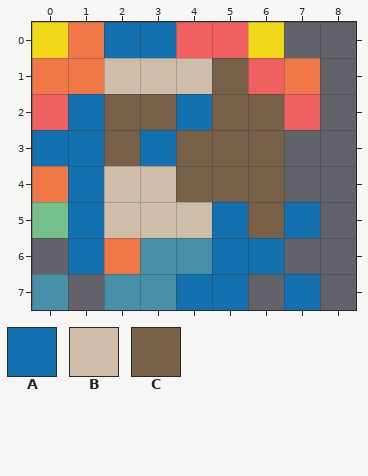
Tiled map, stored at spaders/src/map/how-to-play/pokemon2.tmx. That is the earlier state.
Cells are 64x64 px. Shown: x 0..8, y 0..7.
Key: from "poke": A 4, B 11, C 12.
_ is an empty cell, # one hidden under a higher layer.
Layers that did not change in this view are not listed.
Layer "Blastoise" before, first column x 0:
0 __AA_____
1 __BBBC___
2 _ACCACC__
3 A_CACCC__
4 __BBCCC__
5 _ABBBACA_
6 _A___A___
7 _________
After:
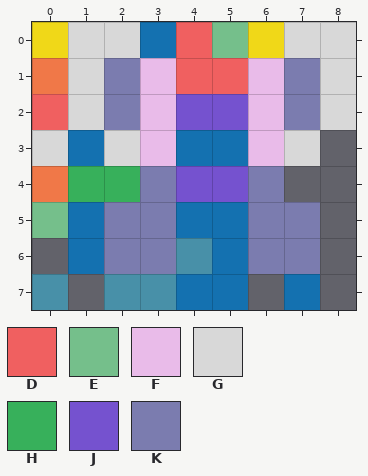
Further tiles: from "poke": D 1, E 3, F 5, G 8, H 13, J 14, K 15.
Tiles of an added or newly shown layer are drawn over the layers below it.
The edit:
Layer "Wartortle":
y 4: x 1 A -> #
Layer "Blastoise":
y 2: x 4 A -> #
y 3: x 3 A -> #
Layer "Caterpie" (added):
y 3: x 0 _ -> G
Layer "Metapod" (added):
y 0: x 5 _ -> E
y 4: x 1..2 __ -> HH
Layer "Buterfree" (added):
y 0: x 1..2 __ -> GG; x 7..8 __ -> GG
y 1: x 1..8 ________ -> GKFDDFKG
y 2: x 1..8 ________ -> GKFJJFKG
y 3: x 2..7 ______ -> GFAAFG
y 4: x 3..6 ____ -> KJJK
y 5: x 2..4 ___ -> KKA; x 6..7 __ -> KK
y 6: x 2..3 __ -> KK; x 6..7 __ -> KK
Boxes around the changes in both pictures, in picture pixels (x1, y1, x2, y2):
changed: (32, 22, 356, 274)
